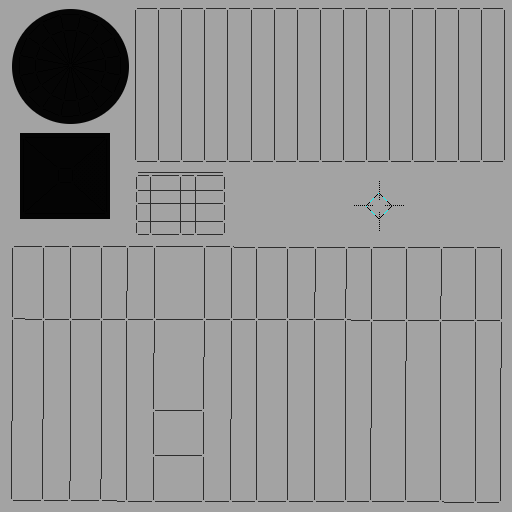
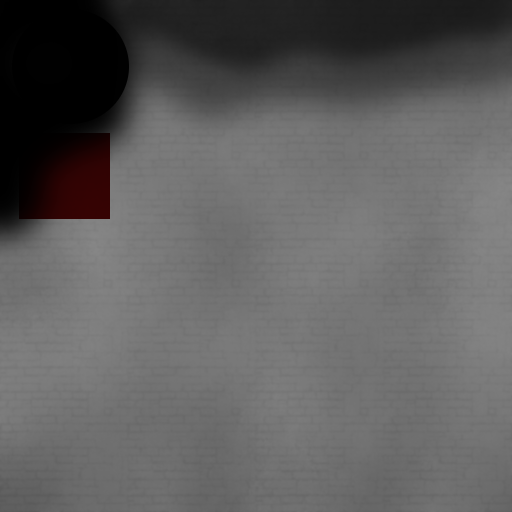
Layer changes from the first 512x512 image to the second:
hid "uv" over (11, 8, 505, 503)
added layer "overall_noise copy #1" (multiply, 50%) above "overall_noise copy" over (0, 0, 512, 512)
added layer "overall_noise copy" (soft light, 50%) above "shadow copy" over (0, 0, 512, 512)
added layer "shadow copy" (soft light, 31%) above "chimney_top copy" over (0, 333, 512, 512)
added layer "chimney_top copy" (multiply, 54%) above "chimney_top #1" over (92, 0, 512, 94)
added layer "chimney_top #1" (multiply, 49%) above "inside_light copy" over (66, 0, 512, 160)
added layer "inside_light copy" above "inside copy" over (0, 0, 168, 276)
added layer "inside copy" above "bricks2 copy #1" over (19, 133, 110, 219)
added layer "bricks2 copy #1" (multiply, 6%) above "inside" over (0, 0, 512, 512)
